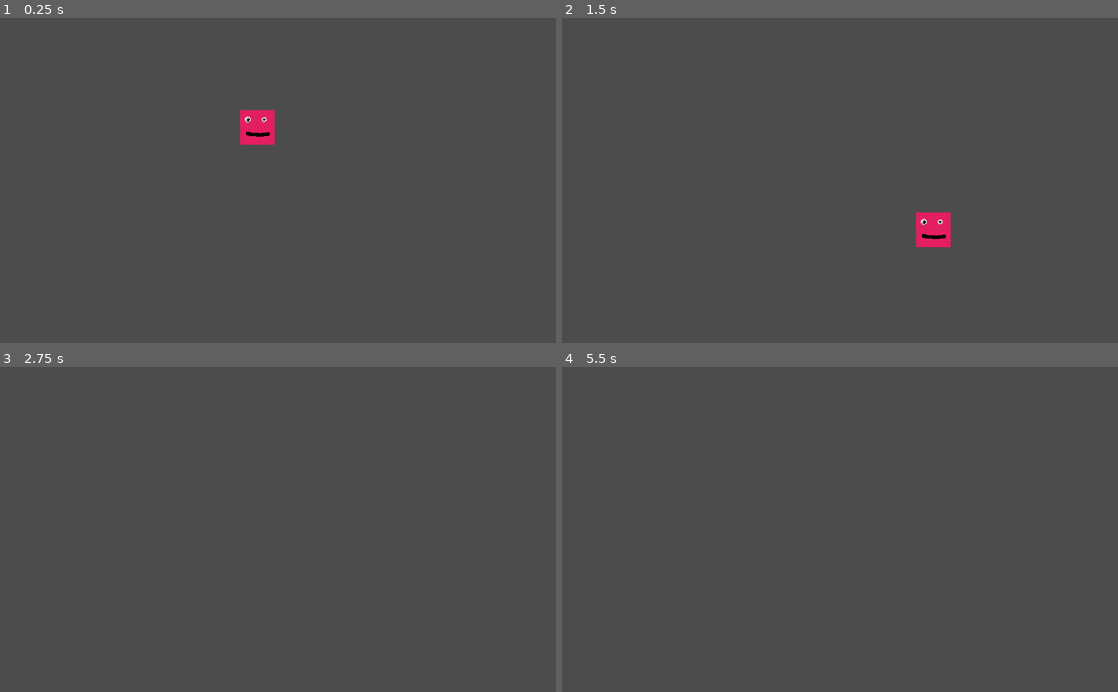
Above: before the commit, frames 1-4 (two rows, left to right).
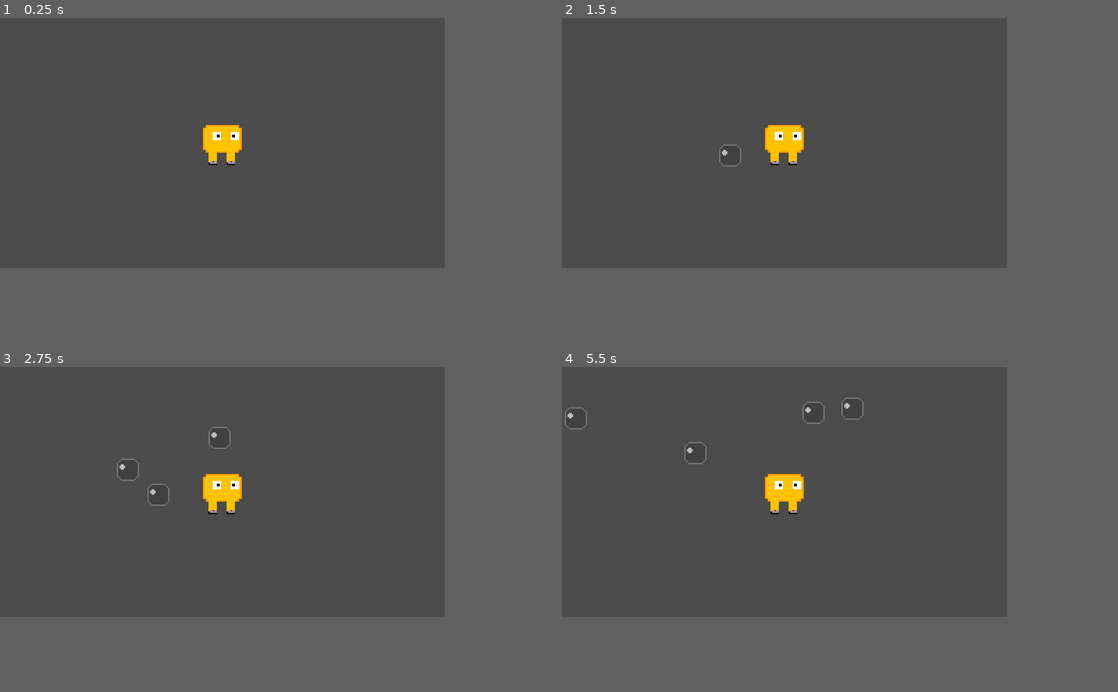
Above: after the commit, the same moments.

Repository: LachlanS7/Game-Jam-0-Everything-is-Broken
Game: Godot game, scene res://World.tscn
The game is run twice, just before and just after one commit, with the same random seed, the same clock (stepped at 60 frames per second) and the same inputs.
Inputs (mouse positions are in pixels of both pictures, inside the frame that each line leads up to):
- Up to frame 1 (0.25 s): no input
- Up to frame 2 (1.5 s): move the mouse to (962, 164) at 0.52 s; press the mouse at (962, 164) at 0.53 s; hold D (move_right) 0.53-1.28 s; tap Space (jump) at 0.77, 0.8, 1.07, 1.35 s; move the mouse to (728, 196) at 1.27 s; release the mouse at (728, 196) at 1.28 s; hold A (move_left) from 1.28 s (still down)
- Up to frame 3 (2.75 s): tap Space (jump) at 1.52, 1.82, 2.3 s; click (166, 545) at 1.55 s; move the mouse to (333, 458) at 2.02 s; release A (move_left) at 2.03 s; press the mouse at (333, 458) at 2.03 s; hold D (move_right) from 2.03 s (still down)
- Up to frame 4 (5.5 s): move the mouse to (812, 594) at 2.77 s; release the mouse at (812, 594) at 2.78 s; click (812, 594) at 2.85 s; tap Space (jump) at 3.02, 3.32, 4.52, 4.82, 5.3 s; move the mouse to (1006, 578) at 3.52 s; release D (move_right) at 3.53 s; hold Space (jump) 3.53-4.28 s; hold A (move_left) from 3.53 s (still down); move the mouse to (673, 480) at 4.27 s; click (673, 480) at 4.35 s; move the mouse to (867, 529) at 5.02 s; press the mouse at (867, 529) at 5.03 s
The window is 800x468 before the commit and 640x360 after it. Grey fills any space a smaller window leaves; there, only what the larger window draws over its background counts as a difference.

The runs differ from the first frame. In frame 1, 1.4% of the frame differs, in the area x 36-50%, y 28-46%; in frame 2, 1.4%, in the area x 28-70%, y 32-71%; in frame 3, 0.9%; in frame 4, 1.0%.

Commit message:
Projectiles and more character movement

Diff:
--- a/Assets/Player/Player.gd
+++ b/Assets/Player/Player.gd
@@ -1,19 +1,35 @@
 extends KinematicBody2D
 
-var gravity = Vector2(0, -400)
-var horizontal_speed : int = 400
-var jump_strength : int = 100
+export (PackedScene) var weapon
+
+var gravity = Vector2(0, -1400)
+var horizontal_speed : int = 100
+var jump_strength : int = 500
+var acceleration : int = 800
+
 
 var velocity = Vector2.ZERO
+
+func attack(mouse_pos: Vector2):
+	var b = weapon.instance()
+	owner.add_child(b)
+	b.transform = transform
+	b.set("target", mouse_pos)
+
+func _input(event):
+	if event.is_action_pressed("attack1"):
+		attack(event.position - transform.origin)
 
 func _physics_process(delta):
 	var input_vector = Vector2.ZERO
 	input_vector.x = Input.get_action_strength("move_right") - Input.get_action_strength("move_left")
 	input_vector.y = Input.get_action_strength("jump")
 
-	velocity = velocity.move_toward(input_vector.normalized() * horizontal_speed - gravity, delta * 800)
+	velocity = velocity.move_toward(input_vector.normalized() * horizontal_speed, delta * acceleration)
 
-	if input_vector.y != 0:
+	velocity -= gravity * delta;
+
+	if test_move(global_transform, Vector2.DOWN) && input_vector.y != 0:
 		velocity.y = velocity.y - jump_strength
 
 	velocity = move_and_slide(velocity)
--- a/Assets/Player/Player.tscn
+++ b/Assets/Player/Player.tscn
@@ -1,10 +1,27 @@
-[gd_scene load_steps=4 format=2]
+[gd_scene load_steps=9 format=2]
 
-[ext_resource path="res://Assets/Player/player.png" type="Texture" id=1]
+[ext_resource path="res://Assets/Player/marino.png" type="Texture" id=1]
 [ext_resource path="res://Assets/Player/Player.gd" type="Script" id=2]
 
 [sub_resource type="RectangleShape2D" id=1]
-extents = Vector2( 32, 32 )
+extents = Vector2( 14, 15 )
+
+[sub_resource type="Animation" id=2]
+resource_name = "run_left"
+
+[sub_resource type="Animation" id=3]
+resource_name = "run_right"
+
+[sub_resource type="AnimationNodeBlendSpace2D" id=4]
+auto_triangles = false
+triangles = PoolIntArray(  )
+
+[sub_resource type="AnimationNodeStateMachine" id=5]
+states/Idle/node = SubResource( 4 )
+states/Idle/position = Vector2( 346, 70 )
+graph_offset = Vector2( -102.471, 0 )
+
+[sub_resource type="AnimationNodeStateMachinePlayback" id=6]
 
 [node name="Player" type="KinematicBody2D"]
 script = ExtResource( 2 )
@@ -13,4 +30,19 @@
 texture = ExtResource( 1 )
 
 [node name="CollisionShape2D" type="CollisionShape2D" parent="."]
+position = Vector2( 0, 1 )
 shape = SubResource( 1 )
+
+[node name="AnimationPlayer" type="AnimationPlayer" parent="."]
+anims/run_left = SubResource( 2 )
+anims/run_right = SubResource( 3 )
+
+[node name="AnimationTree" type="AnimationTree" parent="."]
+tree_root = SubResource( 5 )
+anim_player = NodePath("../AnimationPlayer")
+active = true
+parameters/playback = SubResource( 6 )
+parameters/Idle/blend_position = Vector2( 0.956723, 0.845361 )
+
+[node name="Camera2D" type="Camera2D" parent="."]
+current = true
--- /dev/null
+++ b/Assets/Weapons/Cannonball.tscn
@@ -0,0 +1,16 @@
+[gd_scene load_steps=4 format=2]
+
+[ext_resource path="res://Assets/Weapons/Cannonball.png" type="Texture" id=1]
+[ext_resource path="res://Assets/Weapons/Projectile.gd" type="Script" id=2]
+
+[sub_resource type="CircleShape2D" id=1]
+radius = 8.06226
+
+[node name="Cannonball" type="Area2D"]
+script = ExtResource( 2 )
+
+[node name="Sprite" type="Sprite" parent="."]
+texture = ExtResource( 1 )
+
+[node name="CollisionShape2D" type="CollisionShape2D" parent="."]
+shape = SubResource( 1 )
--- /dev/null
+++ b/Assets/Weapons/Projectile.gd
@@ -0,0 +1,11 @@
+extends Area2D
+
+var velocity : Vector2 = Vector2.ZERO
+export var target : Vector2 = Vector2.ZERO
+var speed: int = 50
+var bounces: int = 0
+
+func _physics_process(delta):
+
+	velocity = target.normalized() * speed
+	position += velocity * delta
--- a/World.tscn
+++ b/World.tscn
@@ -1,6 +1,7 @@
-[gd_scene load_steps=3 format=2]
+[gd_scene load_steps=4 format=2]
 
 [ext_resource path="res://Assets/Player/Player.tscn" type="PackedScene" id=1]
+[ext_resource path="res://Assets/Weapons/Cannonball.tscn" type="PackedScene" id=2]
 
 [sub_resource type="RectangleShape2D" id=1]
 extents = Vector2( 753.767, 45.0697 )
@@ -8,10 +9,11 @@
 [node name="MainScene" type="Node2D"]
 
 [node name="Player" parent="." instance=ExtResource( 1 )]
-position = Vector2( 474.185, 175.226 )
+position = Vector2( 156.704, 89.506 )
+weapon = ExtResource( 2 )
 
 [node name="StaticBody2D" type="StaticBody2D" parent="."]
 
 [node name="CollisionShape2D" type="CollisionShape2D" parent="StaticBody2D"]
-position = Vector2( 478.456, 535.456 )
+position = Vector2( 126.053, 213.213 )
 shape = SubResource( 1 )
--- a/project.godot
+++ b/project.godot
@@ -18,6 +18,15 @@
 config/name="ToBeNamedLater"
 run/main_scene="res://World.tscn"
 config/icon="res://icon.png"
+
+[display]
+
+window/size/width=320
+window/size/height=180
+window/size/test_width=1280
+window/size/test_height=720
+window/stretch/mode="viewport"
+window/stretch/aspect="keep"
 
 [importer_defaults]
 
@@ -60,6 +69,11 @@
 , Object(InputEventKey,"resource_local_to_scene":false,"resource_name":"","device":0,"alt":false,"shift":false,"control":false,"meta":false,"command":false,"pressed":false,"scancode":87,"unicode":0,"echo":false,"script":null)
  ]
 }
+attack1={
+"deadzone": 0.5,
+"events": [ Object(InputEventMouseButton,"resource_local_to_scene":false,"resource_name":"","device":-1,"alt":false,"shift":false,"control":false,"meta":false,"command":false,"button_mask":0,"position":Vector2( 0, 0 ),"global_position":Vector2( 0, 0 ),"factor":1.0,"button_index":1,"pressed":false,"doubleclick":false,"script":null)
+ ]
+}
 
 [rendering]
 
Binary file added: Assets/Player/marino.png
Not shown, added: Assets/Player/marino.png.import
Binary file added: Assets/Weapons/Cannonball.png
Not shown, added: Assets/Weapons/Cannonball.png.import
